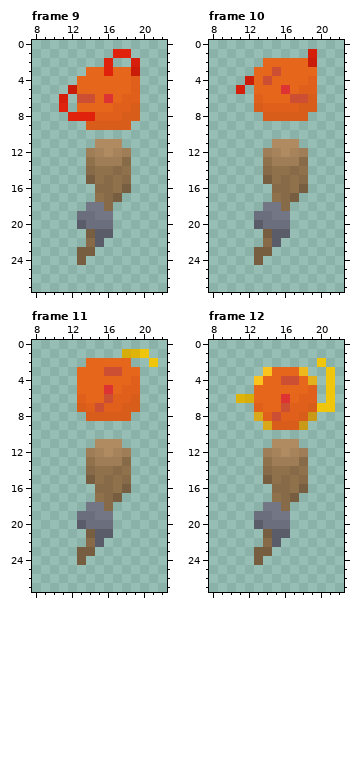
Edited in one commit: pixel-art file (Aseprite P/Weapons/FireWand/FireWand.aseprite). Above is the file before it was changed.
32x32 pixels, 12 frames. Colours within 5 levels of each other are drawn and written as one. Shown: frame 9: x 8..22, y 0..27; frame 10: x 8..22, y 0..27; frame 11: x 8..22, y 0..27; frame 12: x 8..22, y 0..27. The commit also changed other frames, which this record leaves out.
The same view after the edit:
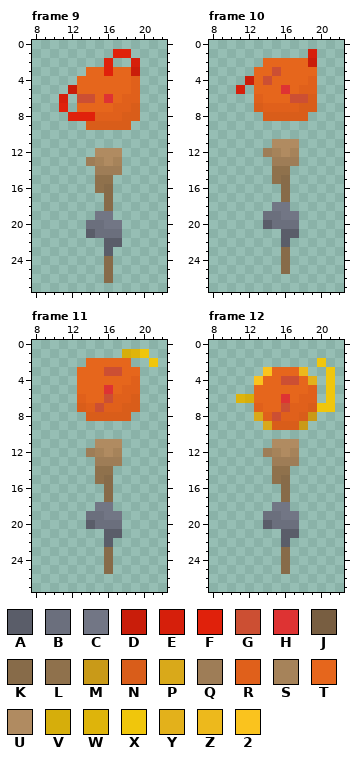
Palette (. is transparent): A #5a5d69  B #6b6f7d  C #727685  D #c91d0a  E #d61f0b  F #e0210b  G #cc4f33  H #de3333  J #785e41  K #876b49  L #8f714c  M #c99a18  N #d95d1a  P #d9a91a  Q #9e7d57  R #e0601b  S #a6835a  T #e6661c  U #b08b61  V #d6ae0b  W #deb40b  X #f0c60c  Y #e3b11b  Z #edb91c  2 #fac31e
Change:
Changed rows in their new state; - is an unchanged pixel.
Frame 9:
first column x 13:
11 --...-
12 -.U-U.
13 -QSUS.
14 -.QQQ.
15 -.-L..
16 --L-..
17 --.-.-
18 -..---
19 ..----
20 .--CC-
21 -ABBB-
22 -..AA-
23 ..-A--
24 .--K--
25 ---K--
26 ---K--
Frame 10:
first column x 13:
12 -----.
13 -.---.
14 -.--..
15 -.--..
16 --.-..
17 --.-.-
18 -.-C--
19 .-B-C-
20 .A--B-
21 -..-A-
22 -..A--
23 ..-K--
24 .--K--
25 ---K--
Frame 11: the same change as frame 10
Frame 12: the same change as frame 10
Boxes around the changes in both pictures, in picture pixels (x1, y1, x2, y2):
changed: (77, 139, 131, 283)
changed: (254, 148, 308, 274)
changed: (77, 448, 131, 574)
changed: (254, 448, 308, 574)
